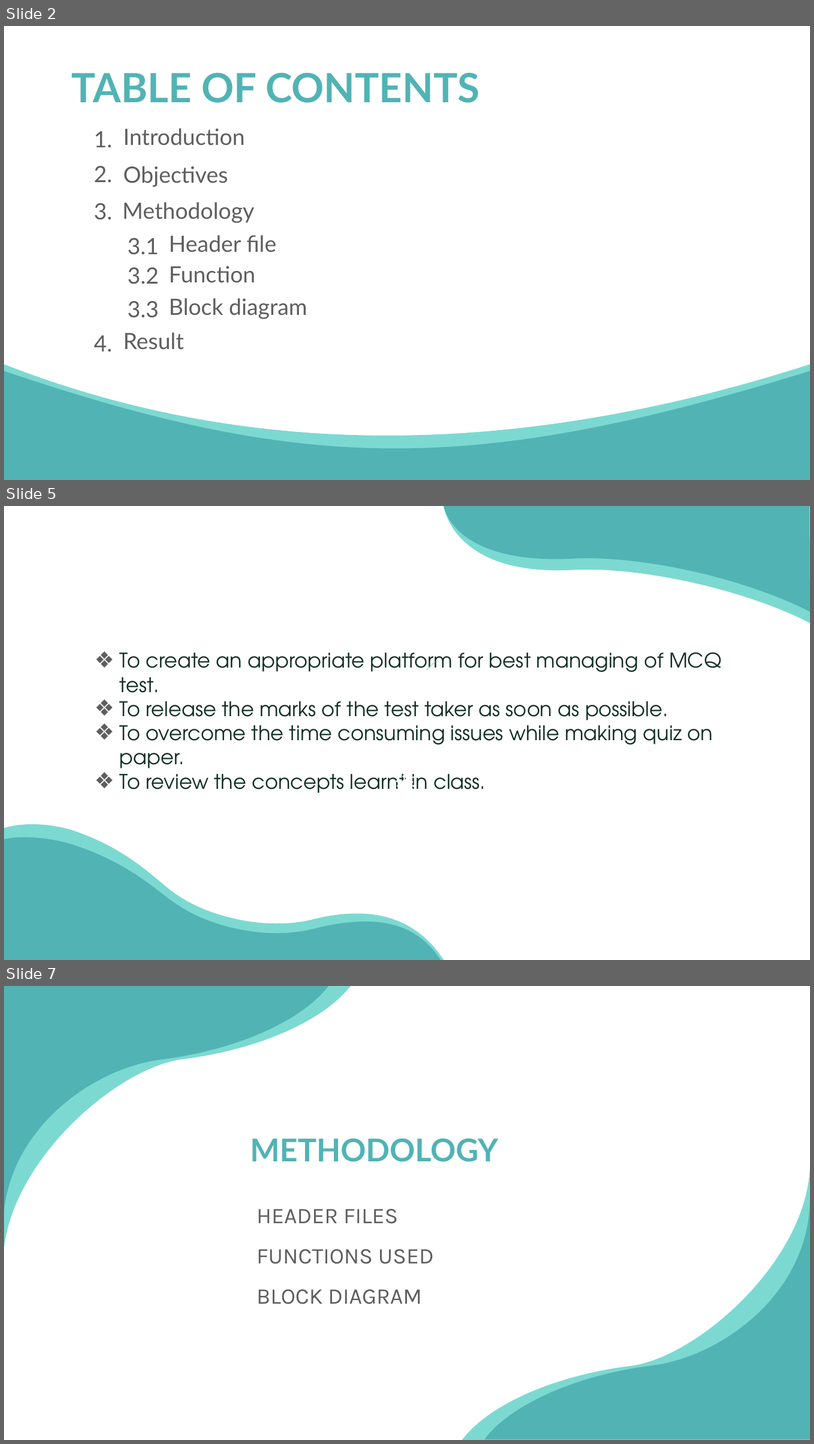
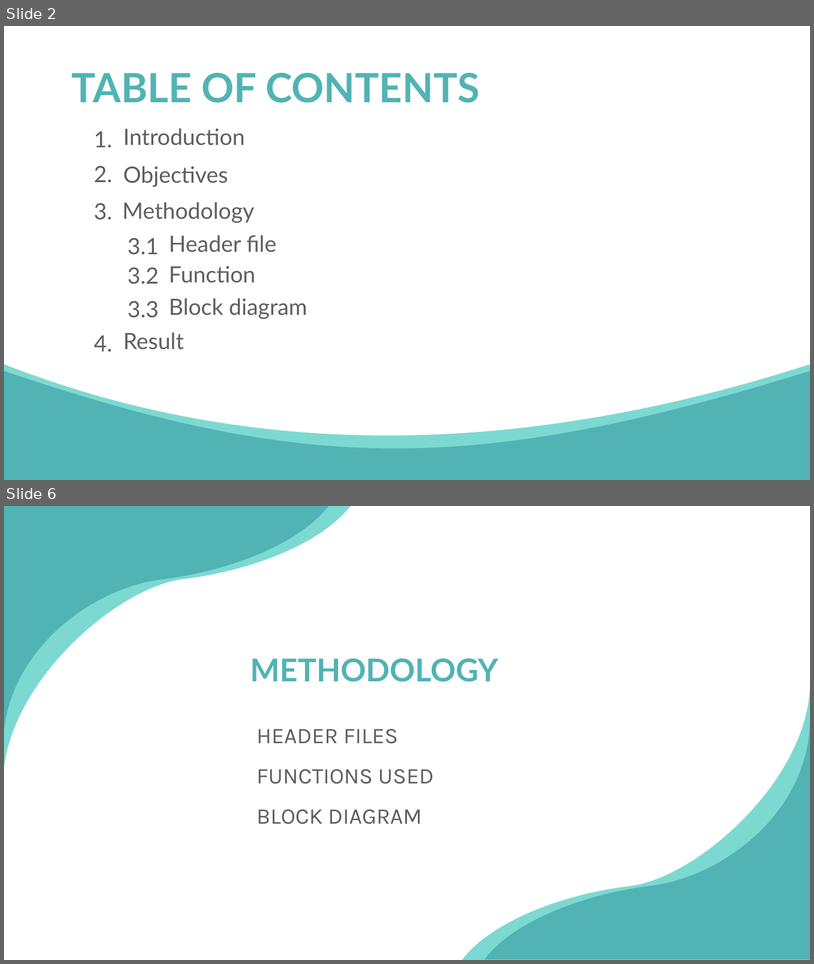
Before and after one commit to kristinatae/Quiz_project, a slide deck: Quiz.pptx. Shown one above the other, each under a label of ours: slides 2, 5 and 7 before the commit, slides 2 and 6 after it; the slides between them are not shown. The pictures are 814x1444 and 814x964 pixels, drawn with LibreOffice and Linux fonts; fonts in the diff are those of the drawing. Boxes give left, top, right and bottom in pixels: in the first picture for what was removed or moved away, otherwise in the second. Text is boxed around its words. In the diff, an @@ line names an element or a change of style, - is before the commit and + after.

```diff
--- a/Quiz.pptx
+++ b/Quiz.pptx
@@ slide 5 removed at box(4, 506, 810, 960), background #FFFFFF @@
@@ freeform shape removed at box(444, 506, 810, 623) @@
@@ freeform shape removed at box(444, 506, 810, 612) @@
@@ subtitle removed at box(120, 652, 722, 793) @@
-❖ To create an appropriate platform for best managing of MCQ test.
-❖ To release the marks of the test taker as soon as possible.
-❖ To overcome the time consuming issues while making quiz on paper.
-❖ To review the concepts learnt in class.
@@ freeform shape removed at box(426, 661, 436, 670) @@
@@ freeform shape removed at box(403, 775, 405, 778) @@
@@ freeform shape removed at box(397, 780, 398, 782) @@
@@ freeform shape removed at box(398, 785, 398, 786) @@
@@ freeform shape removed at box(398, 780, 407, 786) @@
@@ freeform shape removed at box(398, 790, 400, 792) @@
@@ freeform shape removed at box(399, 785, 407, 792) @@
@@ freeform shape removed at box(401, 780, 411, 790) @@
@@ freeform shape removed at box(404, 776, 410, 786) @@
@@ freeform shape removed at box(405, 782, 414, 786) @@
@@ freeform shape removed at box(405, 792, 407, 793) @@
@@ freeform shape removed at box(405, 785, 412, 794) @@
@@ freeform shape removed at box(409, 777, 410, 778) @@
@@ freeform shape removed at box(411, 790, 413, 792) @@
@@ freeform shape removed at box(412, 781, 414, 782) @@
@@ freeform shape removed at box(414, 785, 415, 787) @@
@@ freeform shape removed at box(4, 824, 444, 959) @@
@@ freeform shape removed at box(4, 837, 441, 959) @@
@@ what was slide 7 is now slide 6 @@
```
Also in this commit, not shown: 3 slides changed, 2 slides added, 2 other slides removed, 11 other files.
